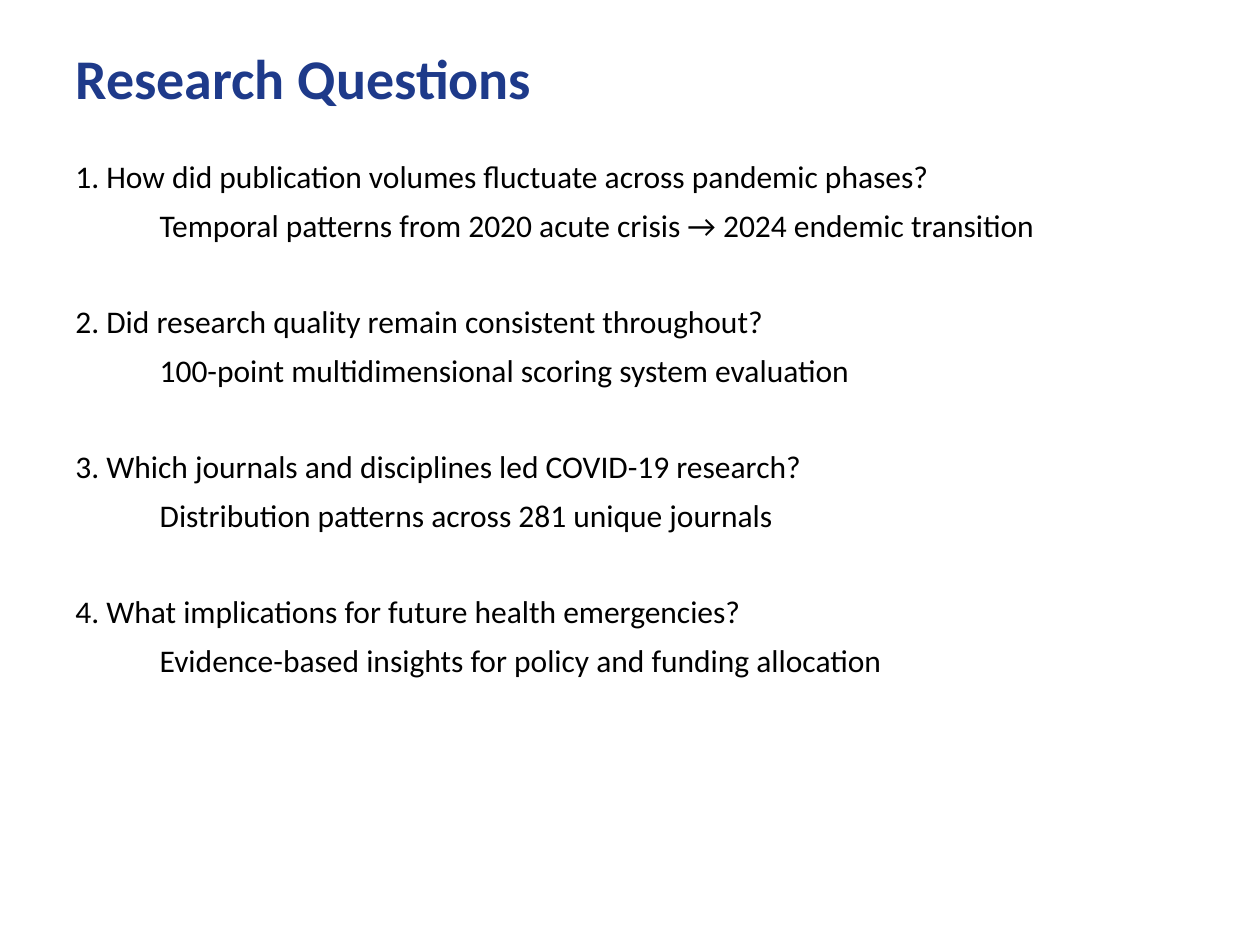
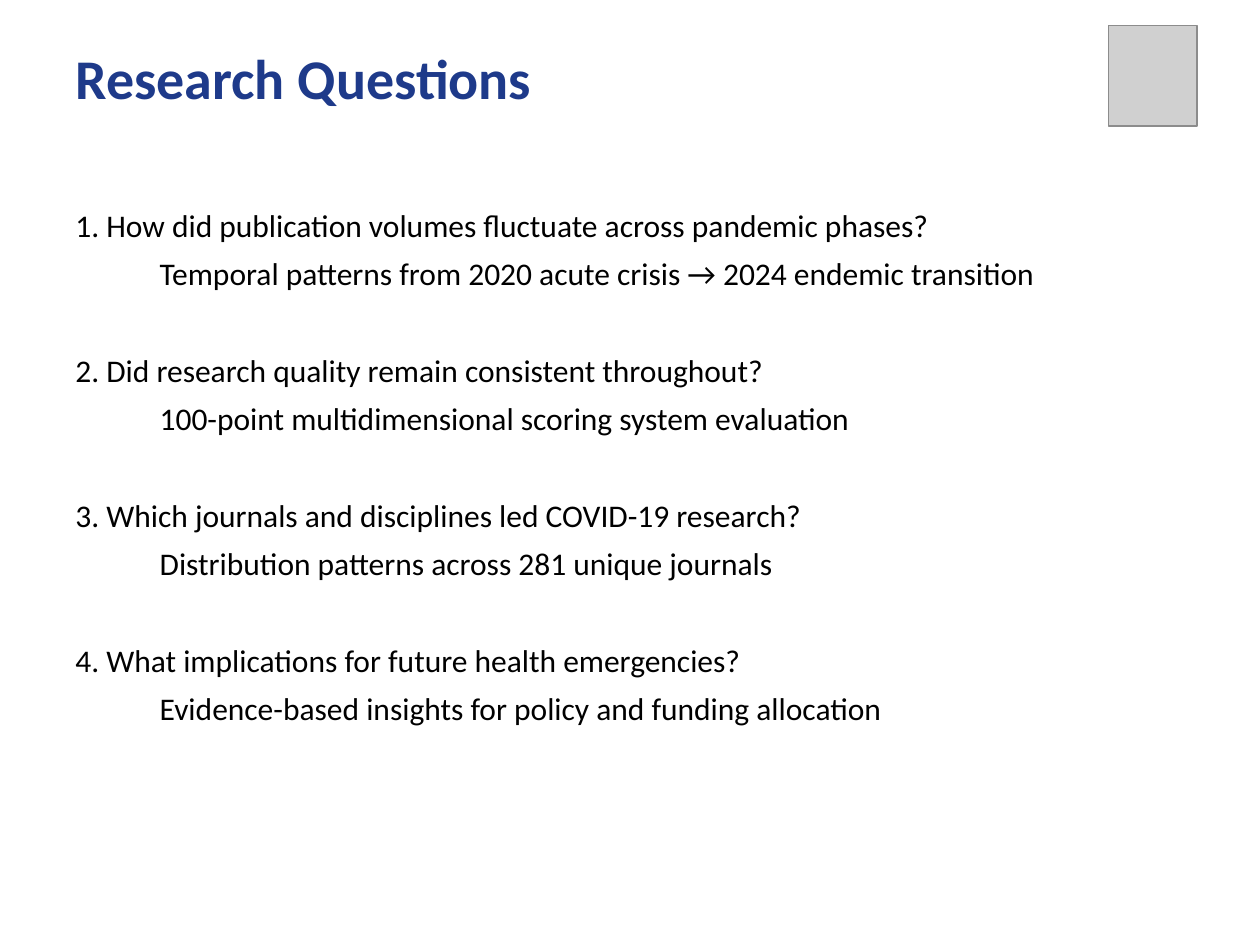
Before and after one commit to eskgyimah/Capstone, a slide deck: slide 3 of PRESENTATION/CAPSTONE_PRESENTATION.pptx. Drawn at 1260x945 pixels with LibreOffice and Linux fonts; fonts in the diff are those of the drawing; grey boxes stand for pictures. Boxes give left, top, right and bottom in pixels: in the first picture for what was removed or moved away, otherwise in the second. Text is boxed around its words. In the diff, an @@ line names an element or a change of style, - is before the commit and + after.

```diff
--- a/PRESENTATION/CAPSTONE_PRESENTATION.pptx
+++ b/PRESENTATION/CAPSTONE_PRESENTATION.pptx
@@ picture added at bbox=[1109, 25, 1197, 126] @@
@@ text at bbox=[75, 215, 928, 242]: more space between paragraphs @@
```
Also in this commit, not shown: 9 other slides changed.
